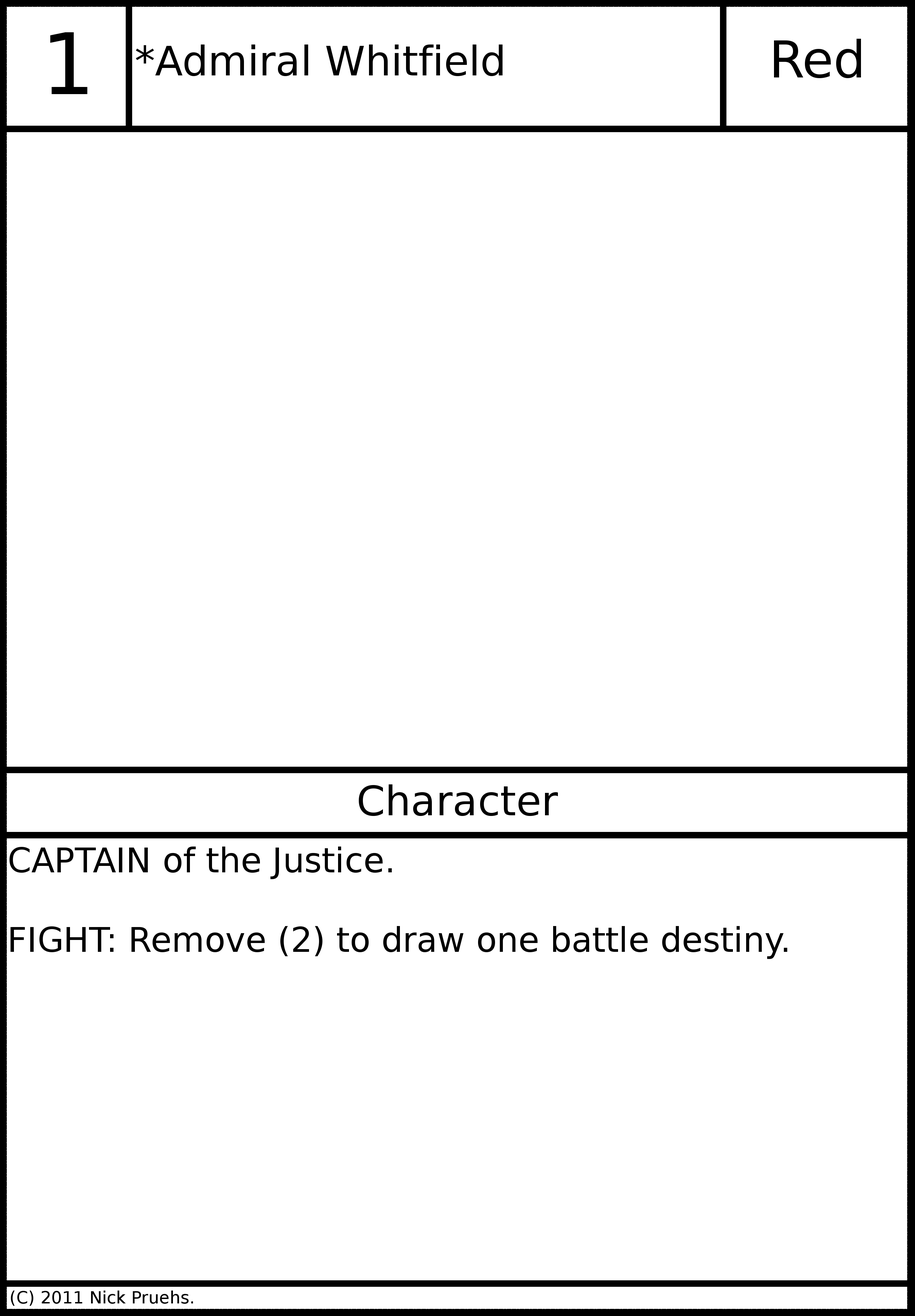
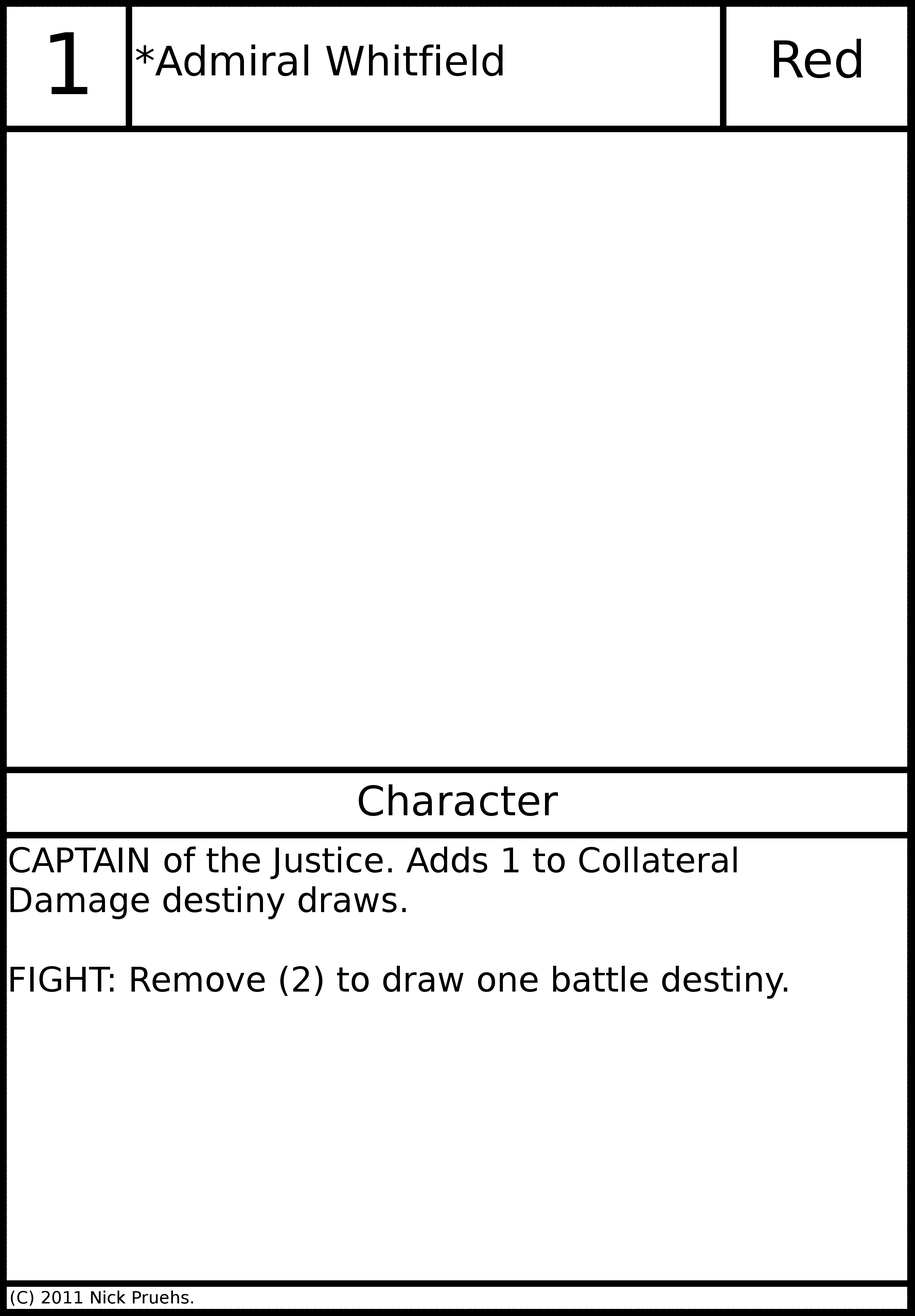
Two versions of the same layered image (w=915, h=1316). Layer-by-layer changes:
painted on "Card Text" over [10,846,787,999]
